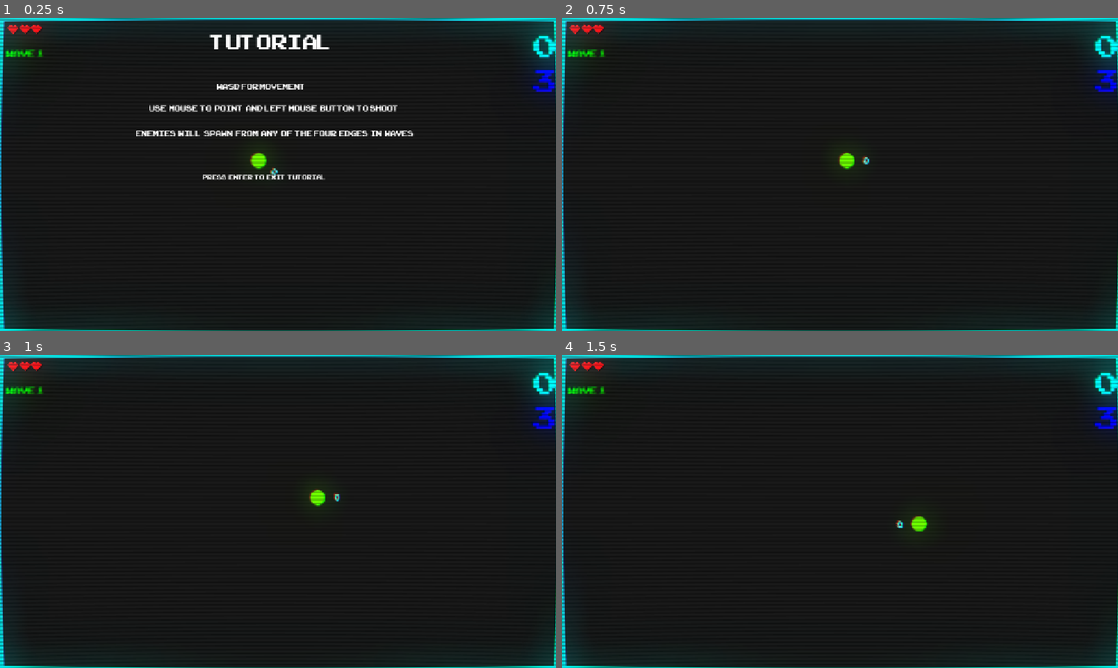
Above: before the commit, frames 1-4 (two rows, left to right).
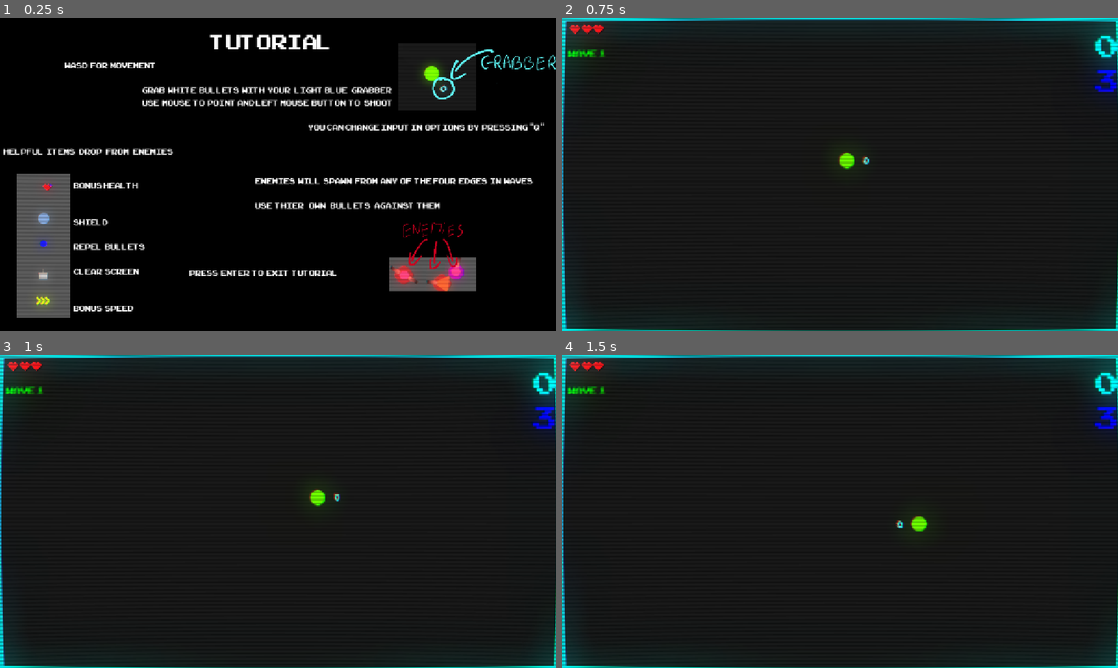
Above: after the commit, the same moments.

Repository: ktosox/GWJ80
Game: Godot game, scene res://level/test_level.tscn
Same seed, same stepped clock (60 frames per second), same inputs: the game is played once before the commit and once after it.
Inputs (mouse positions are in pixels of both pictures, inside the frame that each line leads up to):
- Up to frame 1 (0.25 s): no input
- Up to frame 2 (0.75 s): tap Enter (tutorial_exit) at 0.5 s; move the mouse to (962, 158) at 0.52 s; press the mouse at (962, 158) at 0.53 s; hold D (right) from 0.53 s (still down)
- Up to frame 3 (1 s): keep holding D (right)
- Up to frame 4 (1.5 s): move the mouse to (728, 527) at 1.27 s; release D (right) at 1.28 s; release the mouse at (728, 527) at 1.28 s; hold Down (down) from 1.28 s (still down); click (728, 527) at 1.35 s

The runs differ from the first frame. In frame 1, 54% of the frame differs, in the area x 0-100%, y 0-100%; in frame 2, nothing differs; in frame 3, nothing differs; in frame 4, nothing differs.

Commit message:
adding tutorial imporvements

Diff:
--- a/Game/UI/tutorial/tutorial.tscn
+++ b/Game/UI/tutorial/tutorial.tscn
@@ -1,19 +1,77 @@
-[gd_scene load_steps=4 format=3 uid="uid://b4maxws4qtjvs"]
+[gd_scene load_steps=13 format=3 uid="uid://b4maxws4qtjvs"]
 
 [ext_resource type="Script" uid="uid://cgdf8w0gpulhp" path="res://UI/tutorial/tutorial.gd" id="1_1kcp8"]
 [ext_resource type="FontFile" uid="uid://kia36owq73kx" path="res://ARCADECLASSIC.TTF" id="1_dqavn"]
+[ext_resource type="Texture2D" uid="uid://bfdxrurh7f43t" path="res://UI/tutorial/example_picture2.png" id="3_1r6yl"]
+[ext_resource type="Texture2D" uid="uid://dta1gmbn1qkr8" path="res://UI/tutorial/example_picture1.png" id="4_ws3i7"]
+[ext_resource type="Texture2D" uid="uid://dxyfaovoncot1" path="res://UI/tutorial/tutorial_arrows_enemies.png" id="5_3vblb"]
+[ext_resource type="Texture2D" uid="uid://gw25icqj7xd8" path="res://UI/tutorial/example_picture3.png" id="6_gvgm2"]
+[ext_resource type="Texture2D" uid="uid://3c5h7d1608s1" path="res://UI/tutorial/tutorial_arrows_grabber.png" id="6_vxtl0"]
+
+[sub_resource type="Theme" id="Theme_1kcp8"]
+Label/colors/font_outline_color = Color(0, 0, 0, 1)
+Label/constants/outline_size = 6
+Label/font_sizes/font_size = 24
+Label/fonts/font = ExtResource("1_dqavn")
 
 [sub_resource type="LabelSettings" id="LabelSettings_1kcp8"]
 font_size = 64
 
+[sub_resource type="Animation" id="Animation_vxtl0"]
+resource_name = "new_animation"
+length = 2.0
+loop_mode = 1
+tracks/0/type = "value"
+tracks/0/imported = false
+tracks/0/enabled = true
+tracks/0/path = NodePath(".:modulate")
+tracks/0/interp = 1
+tracks/0/loop_wrap = true
+tracks/0/keys = {
+"times": PackedFloat32Array(0, 1, 2),
+"transitions": PackedFloat32Array(2, 0.5, 1),
+"update": 0,
+"values": [Color(1, 1, 1, 1), Color(1, 1, 1, 0), Color(1, 1, 1, 1)]
+}
+
+[sub_resource type="Animation" id="Animation_gvgm2"]
+length = 0.001
+tracks/0/type = "value"
+tracks/0/imported = false
+tracks/0/enabled = true
+tracks/0/path = NodePath(".:modulate")
+tracks/0/interp = 1
+tracks/0/loop_wrap = true
+tracks/0/keys = {
+"times": PackedFloat32Array(0),
+"transitions": PackedFloat32Array(1),
+"update": 0,
+"values": [Color(1, 1, 1, 1)]
+}
+
+[sub_resource type="AnimationLibrary" id="AnimationLibrary_u01b6"]
+_data = {
+&"RESET": SubResource("Animation_gvgm2"),
+&"new_animation": SubResource("Animation_vxtl0")
+}
+
 [node name="tutorial" type="CanvasLayer"]
 script = ExtResource("1_1kcp8")
+
+[node name="ColorRect" type="ColorRect" parent="."]
+anchors_preset = 15
+anchor_right = 1.0
+anchor_bottom = 1.0
+grow_horizontal = 2
+grow_vertical = 2
+color = Color(0, 0, 0, 1)
 
 [node name="ui" type="Control" parent="."]
 layout_mode = 3
 anchors_preset = 0
 offset_right = 40.0
 offset_bottom = 40.0
+theme = SubResource("Theme_1kcp8")
 
 [node name="title" type="Label" parent="ui"]
 layout_mode = 1
@@ -32,39 +90,117 @@
 
 [node name="movement" type="Label" parent="ui"]
 layout_mode = 0
-offset_left = 499.0
-offset_top = 144.0
-offset_right = 704.0
-offset_bottom = 169.0
+offset_left = 41.0
+offset_top = 96.0
+offset_right = 477.0
+offset_bottom = 129.0
 theme_override_fonts/font = ExtResource("1_dqavn")
 theme_override_font_sizes/font_size = 24
-text = "WASD For movement"
-
-[node name="shooting" type="Label" parent="ui"]
-layout_mode = 0
-offset_left = 343.0
-offset_top = 194.0
-offset_right = 916.0
-offset_bottom = 226.0
+text = "WASD  For  movement   "
+horizontal_alignment = 1
+
+[node name="enemies" type="Label" parent="ui"]
+layout_mode = 0
+offset_left = 587.0
+offset_top = 362.0
+offset_right = 1228.0
+offset_bottom = 499.0
 theme_override_fonts/font = ExtResource("1_dqavn")
 theme_override_font_sizes/font_size = 24
-text = "use  Mouse  to  point  and Left Mouse  button  to shoot"
-
-[node name="enemies" type="Label" parent="ui"]
-layout_mode = 0
-offset_left = 312.0
-offset_top = 252.0
-offset_right = 953.0
-offset_bottom = 292.0
-theme_override_fonts/font = ExtResource("1_dqavn")
-theme_override_font_sizes/font_size = 24
-text = "Enemies  will  spawn  from  any  of  the four  edges  in  waves "
-
-[node name="Label" type="Label" parent="."]
-offset_left = 466.0
-offset_top = 356.0
-offset_right = 754.0
-offset_bottom = 392.0
-theme_override_fonts/font = ExtResource("1_dqavn")
-theme_override_font_sizes/font_size = 20
+text = "Enemies  will  spawn  from  any  of  the four  edges  in  waves
+
+use  thier    own   bullets   against  them
+
+"
+
+[node name="Label" type="Label" parent="ui"]
+layout_mode = 0
+offset_left = 709.0
+offset_top = 238.0
+offset_right = 1249.0
+offset_bottom = 271.0
+text = "you can change input in  options  by  pressing \"q\""
+
+[node name="Label3" type="Label" parent="ui"]
+layout_mode = 0
+offset_left = 436.0
+offset_top = 573.0
+offset_right = 777.0
+offset_bottom = 609.0
+theme_override_font_sizes/font_size = 0
 text = "press  enter  to  exit  tutorial"
+
+[node name="AnimationPlayer" type="AnimationPlayer" parent="ui/Label3"]
+libraries = {
+&"": SubResource("AnimationLibrary_u01b6")
+}
+autoplay = "new_animation"
+
+[node name="Label2" type="Label" parent="ui"]
+layout_mode = 0
+offset_left = 815.0
+offset_top = 225.0
+offset_right = 1177.0
+offset_bottom = 250.0
+
+[node name="Label4" type="Label" parent="ui"]
+layout_mode = 0
+offset_right = 40.0
+offset_bottom = 25.0
+
+[node name="Label5" type="Label" parent="ui"]
+layout_mode = 0
+offset_left = 327.0
+offset_top = 153.0
+offset_right = 903.0
+offset_bottom = 206.0
+text = "grab  white  bullets  with  your   light blue   grabber
+use  Mouse  to  point and Left Mouse  button  to   shoot"
+
+[node name="Label6" type="Label" parent="ui"]
+layout_mode = 0
+offset_left = 169.0
+offset_top = 372.0
+offset_right = 334.0
+offset_bottom = 677.0
+text = "Bonus health
+
+
+shield
+
+repel  bullets
+
+clear  screen
+
+
+bonus  speed"
+
+[node name="Label7" type="Label" parent="ui"]
+layout_mode = 0
+offset_left = 8.0
+offset_top = 294.0
+offset_right = 398.0
+offset_bottom = 319.0
+text = "helpful  items   drop   from   enemies"
+
+[node name="ExamplePicture2" type="Sprite2D" parent="."]
+position = Vector2(100, 524)
+texture = ExtResource("3_1r6yl")
+
+[node name="ExamplePicture1" type="Sprite2D" parent="."]
+position = Vector2(1006, 135)
+texture = ExtResource("4_ws3i7")
+
+[node name="TutorialArrowsGrabber" type="Sprite2D" parent="."]
+modulate = Color(0.380392, 1, 1, 1)
+position = Vector2(1137, 129)
+texture = ExtResource("6_vxtl0")
+
+[node name="ExamplePicture3" type="Sprite2D" parent="."]
+position = Vector2(996, 589)
+texture = ExtResource("6_gvgm2")
+
+[node name="TutorialArrowsEnemies" type="Sprite2D" parent="."]
+modulate = Color(0.784537, 0, 0.118585, 1)
+position = Vector2(996, 523)
+texture = ExtResource("5_3vblb")
Binary file added: Game/UI/tutorial/example_picture1.png
Not shown, added: Game/UI/tutorial/example_picture1.png.import
Binary file added: Game/UI/tutorial/example_picture2.png
Not shown, added: Game/UI/tutorial/example_picture2.png.import
Binary file added: Game/UI/tutorial/example_picture3.png
Not shown, added: Game/UI/tutorial/example_picture3.png.import
Binary file added: Game/UI/tutorial/tutorial_arrows_enemies.png
Not shown, added: Game/UI/tutorial/tutorial_arrows_enemies.png.import
Binary file added: Game/UI/tutorial/tutorial_arrows_grabber.png
Not shown, added: Game/UI/tutorial/tutorial_arrows_grabber.png.import
Not shown, added: tutorial_stuff_raw.png
